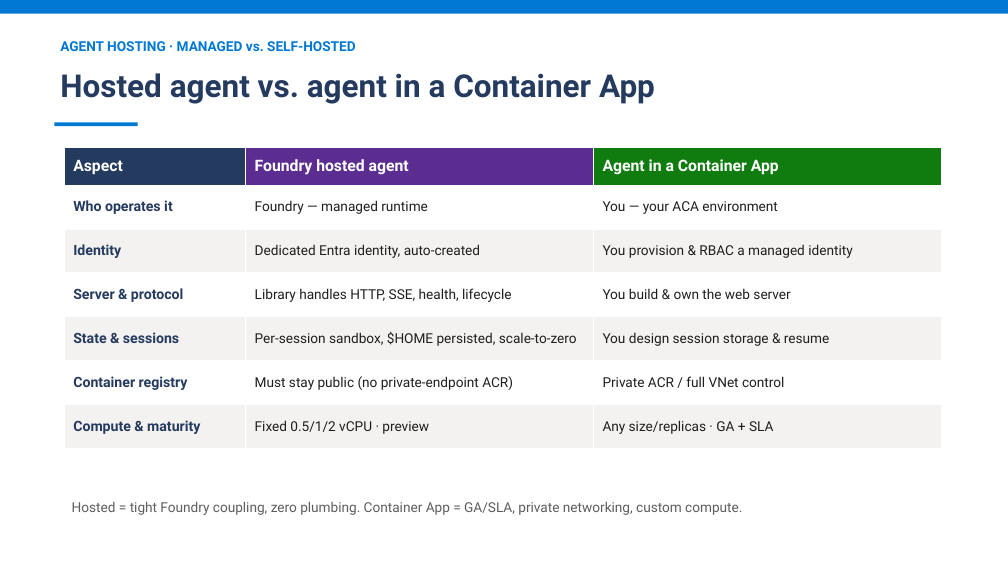
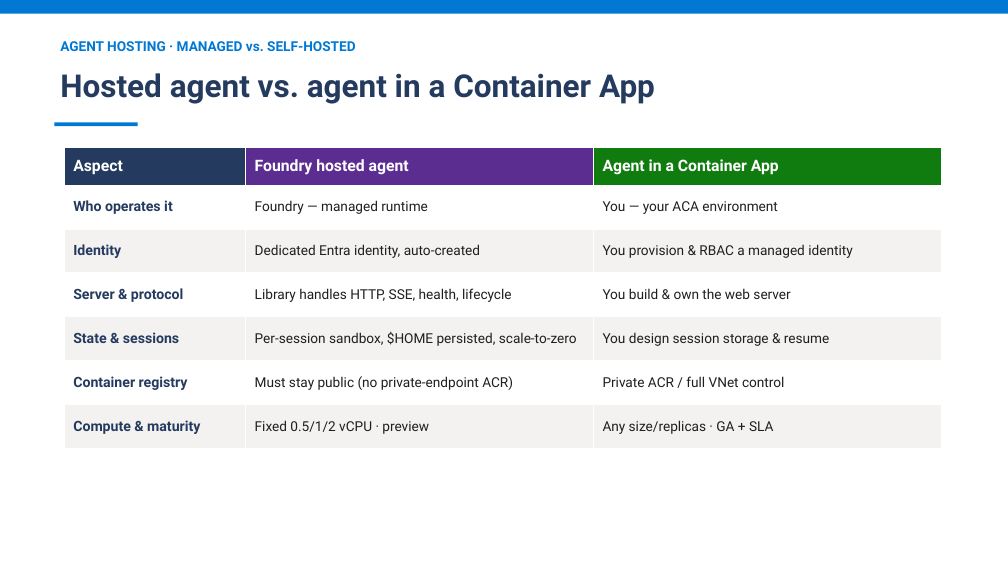
Before and after one commit to mchudinov/Gislefoss, a slide deck: slide 31 of docs/prompt-shields-vs-guardrails.pptx (slide 30 before the commit). Drawn at 1008x567 pixels with LibreOffice and Linux fonts; fonts in the diff are those of the drawing. Boxes give left, top, right and bottom in pixels: in the first picture for what was removed or moved away, otherwise in the second. Text is boxed around its words. In the diff, an @@ line names an element or a change of style, - is before the commit and + after.

```diff
--- a/docs/prompt-shields-vs-guardrails.pptx
+++ b/docs/prompt-shields-vs-guardrails.pptx
@@ text removed at bbox=[72, 501, 742, 515] @@
-Hosted = tight Foundry coupling, zero plumbing. Container App = GA/SLA, private networking, custom compute.
```
Also in this commit, not shown: 1 other slide changed, 1 slide added.
